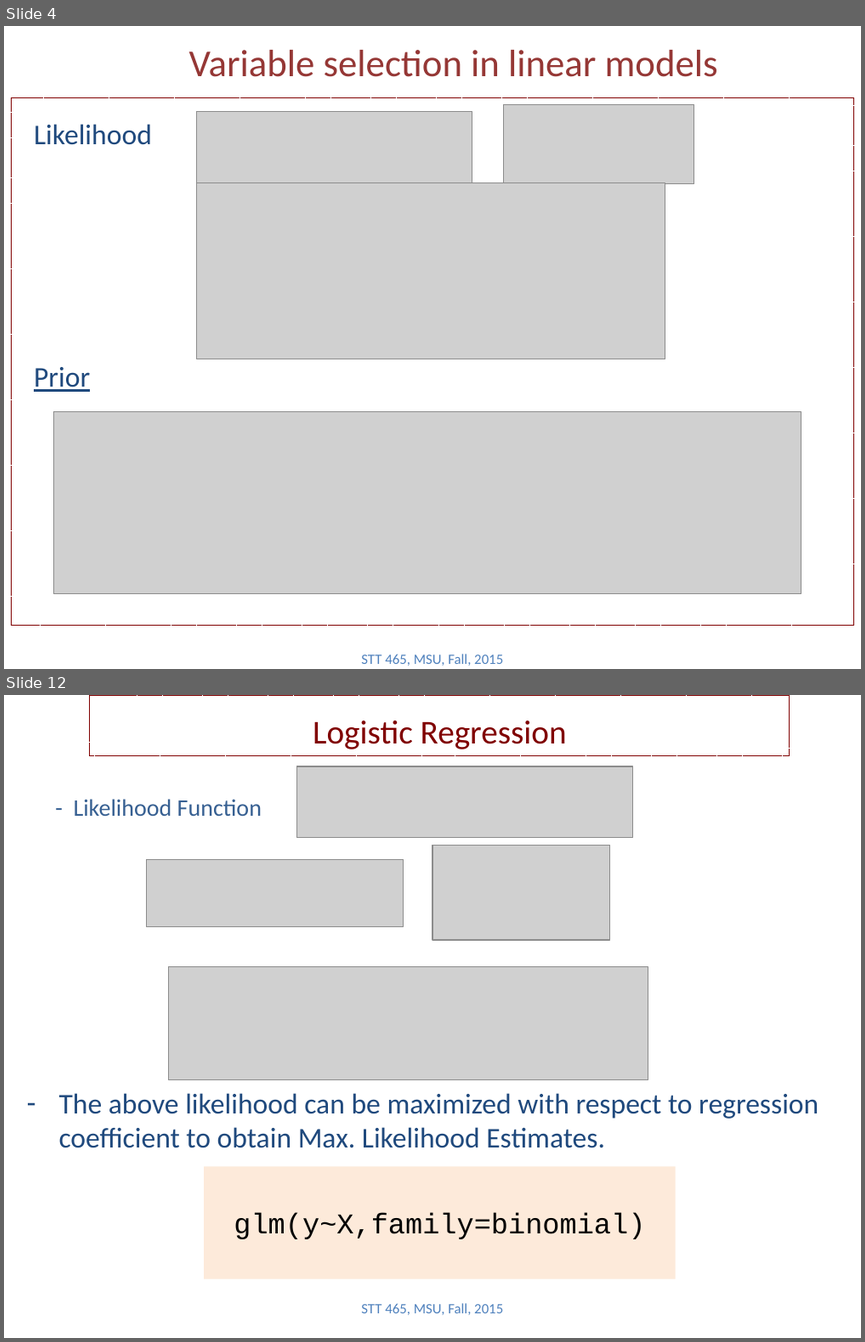
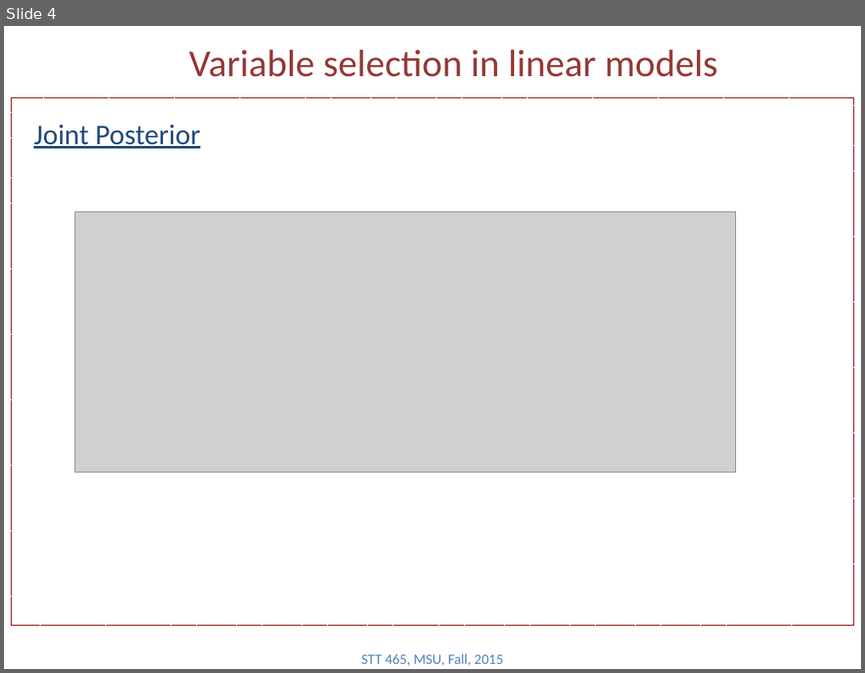
Before and after one commit to Boukos/STT465, a slide deck: STT465_15.pptx. Shown one above the other, each under a label of ours: slides 4 and 12 before the commit, slide 4 after it; the slides between them are not shown. The pictures are 865x1342 and 865x673 pixels, drawn with LibreOffice and Linux fonts; fonts in the diff are those of the drawing; grey boxes stand for pictures. Boxes give left, top, right and bottom in pixels: in the first picture for what was removed or moved away, otherwise in the second. Text is boxed around its words. In the diff, an @@ line names an element or a change of style, - is before the commit and + after.

```diff
--- a/STT465_15.pptx
+++ b/STT465_15.pptx
@@ slide 12 removed at box(4, 695, 861, 1338), background #FFFFFF @@
@@ rectangle removed at box(90, 695, 789, 756) @@
-Logistic Regression
@@ picture removed at box(297, 766, 633, 837) @@
@@ text removed at box(74, 799, 262, 816) @@
-- Likelihood Function
@@ picture removed at box(432, 845, 610, 940) @@
@@ picture removed at box(147, 860, 404, 926) @@
@@ picture removed at box(169, 967, 648, 1080) @@
@@ text removed at box(59, 1093, 818, 1148) @@
-– The above likelihood can be maximized with respect to regression coefficient to obtain Max. Likelihood Estimates.
@@ rectangle removed at box(204, 1166, 675, 1278) @@
-glm(y~X,family=binomial)
@@ text removed at box(361, 1303, 503, 1315) @@
-STT 465, MSU, Fall, 2015
@@ slide 4 changed as well @@
@@ text at box(34, 125, 200, 148): text changed @@
-Likelihood
+Joint Posterior
@@ picture removed at box(197, 112, 472, 188) @@
@@ picture removed at box(504, 105, 693, 184) @@
@@ picture: place and size @@
-picture at box(197, 182, 665, 358)
+picture at box(75, 212, 735, 472)
@@ text removed at box(34, 367, 90, 392) @@
-Prior
@@ picture removed at box(53, 412, 800, 593) @@
```
Also in this commit, not shown: 4 other slides changed, 4 slides added, 12 other slides removed, 1 other file.
